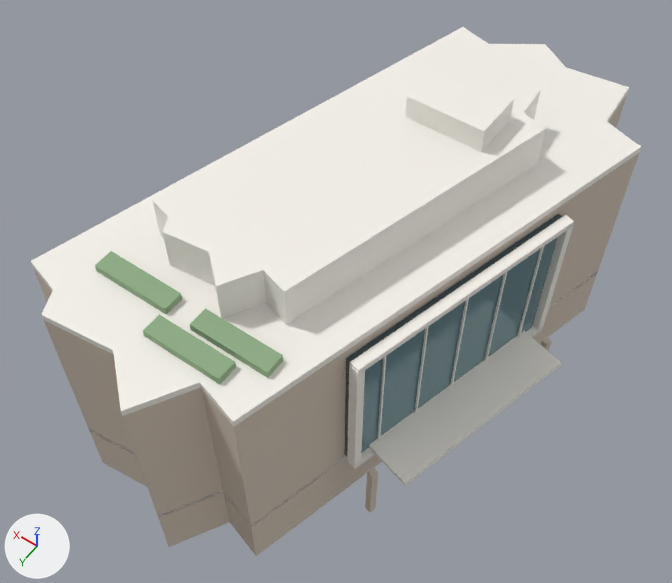
The glTF model assets/models/taio.glb as it was, and as the next commit left it.
Camera for both pictures: a 50 mm lens placed at (-24.7, 37.8, 66.1), pointed at (0.3, 2.9, 11.2). Lighting does not change. The marker at lower left points along +X, +Y and +Z. The first picture is the older version. Where no turn or scale is listed for an object, it has been applied to the vertices.

The first picture shows 'CTH_frame_top', 'CTH_glass', 'CTH_penthouse', 'CTH_planter_0', 'CTH_planter_1', 'CTH_planter_2', 'CTH_podium', 'CTH_portico', 'CTH_roof', 'CTH_roof_plant', 'CTH_roof_slab', 'CTH_tower' and 12 more.
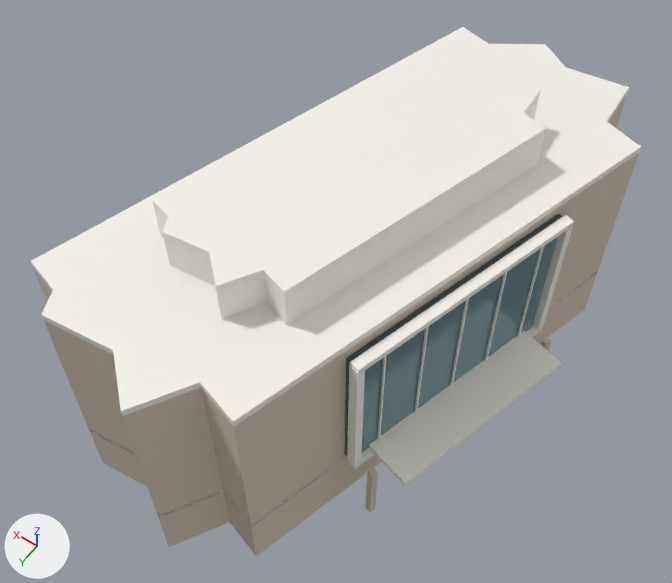
Boxes [x1, y1, x2, y2] around the edits, measured in the pictures (672 x 583 px):
'CTH_roof_plant', deleted
    before: [405, 66, 514, 152]
'CTH_planter_1', deleted
    before: [143, 314, 236, 385]
'CTH_planter_0', deleted
    before: [190, 308, 283, 378]
'CTH_planter_2', deleted
    before: [95, 251, 182, 315]

The change, as a list of edits to the scene's bpy script:
```text
Remove ob_cth_planter_0:
    ob_cth_planter_0 = bpy.data.objects.new('CTH_planter_0', me_cube_016)
    ob_cth_planter_0.location = (-1.04, 15.06, 19.85)
Remove ob_cth_planter_1:
    ob_cth_planter_1 = bpy.data.objects.new('CTH_planter_1', me_cube_017)
    ob_cth_planter_1.location = (0.96, 17.06, 19.85)
Remove ob_cth_planter_2:
    ob_cth_planter_2 = bpy.data.objects.new('CTH_planter_2', me_cube_018)
    ob_cth_planter_2.location = (6.96, 15.06, 19.85)
Remove ob_cth_roof_plant:
    ob_cth_roof_plant = bpy.data.objects.new('CTH_roof_plant', me_cube_019)
    ob_cth_roof_plant.location = (-3.04, -6.94, 23.75)
```
